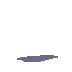
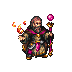
Layered file, before and after one edit (72x72). Changes by layer:
showed "arch-mage2a.png", painted on it over [12, 14, 56, 60]
added layer "gem" above "shadow" over [47, 14, 54, 21]
hid "shadow" over [17, 55, 58, 62]
